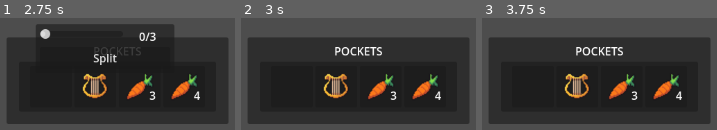
Above: before the commit, frames 1-3 (left to right).
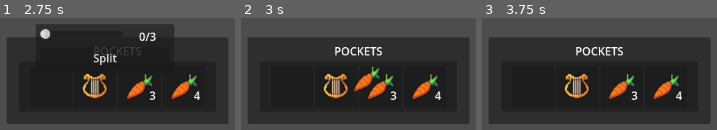
Above: after the commit, the same moments.

Repository: hamgoblin45/Fascism-Sim
Game: Godot game, scene res://Interface/inventory_ui.tscn
Same seed, same stepped clock (60 frames per second), same inputs: the game is played once before the commit and once after it.
Inputs (mouse positions are in pixels of both pictures, inside the frame that each line leads up to):
- Up to frame 1 (2.75 s): tap Enter at 0.5, 2 s; move the mouse to (51, 86) at 0.52 s; click (51, 86) at 0.6 s; tap Space at 1.25 s; move the mouse to (96, 86) at 1.27 s; hold Escape (back) 1.28-2.03 s; click (96, 86) at 1.35 s; move the mouse to (138, 86) at 2.02 s; hold Shift (shift) from 2.03 s (still down); click (138, 86) at 2.3 s
- Up to frame 2 (3 s): release Shift (shift) at 2.75 s; click "Split" at 2.75 s
- Up to frame 3 (3.75 s): tap Space at 3.5 s; move the mouse to (665, 86) at 3.52 s; click (665, 86) at 3.6 s

Frame 1 is identical in both runs. In frame 2, 1.0% of the frame differs, in the area x 48-60%, y 42-67%; in frame 3, nothing differs.

Commit message:
Split stacks works

Diff:
--- a/fasc-sim-inventory-ui/Interface/inventory_slot_ui.gd
+++ b/fasc-sim-inventory-ui/Interface/inventory_slot_ui.gd
@@ -7,6 +7,7 @@
 
 func _ready() -> void:
 	EventBus.removing_item_from_inventory.connect(_clear_slot_data)
+	EventBus.splitting_item_stack.connect(_stack_split)
 
 
 func set_slot_data(new_slot_data: InventorySlotData):
@@ -15,6 +16,7 @@
 		print("Setting slot in InventorySlotUI, has no slot and/or item_data")
 		return
 
+	print("Set_Slot_Data run in inv_slot_ui. New slot: %s" % slot_data)
 	item_texture.show()
 	item_texture.texture = slot_data.item_data.texture
 	if slot_data.quantity > 1 and slot_data.item_data.stackable:
@@ -27,20 +29,22 @@
 func _clear_slot_data(slot: InventorySlotData):
 	if !slot or !slot_data: return
 	if slot.item_data and slot_data.item_data and slot == slot_data:
-		print("Clear slot run on InventorySlotUI")
+		print("Clear slot run on InventorySlotUI. Slot: %s" % slot)
 		slot_data = null
 		item_texture.hide()
 		quantity.hide()
 		EventBus.inventory_item_updated.emit(slot_data)
 
-func _change_quantity(value: int):
-	slot_data.quantity += value
+func _stack_split(result_slot: InventorySlotData, orig_slot: InventorySlotData):
+	if orig_slot != slot_data: return
+	print("Change quantity called on inv_slot_ui. New slot: %s, Orig Slot: %s" % [result_slot, orig_slot])
 	if slot_data.quantity > 1 and slot_data.item_data.stackable:
 		quantity.show()
 		quantity.text = str(slot_data.quantity)
-		EventBus.inventory_item_updated.emit(slot_data)
 	elif slot_data.quantity <= 0:
 		_clear_slot_data(slot_data)
+	set_slot_data(orig_slot)
+	EventBus.inventory_item_updated.emit(slot_data)
 
 
 func _on_gui_input(event: InputEvent) -> void:
@@ -48,8 +52,8 @@
 		#print("Inv slot clicked")
 		if event.button_index == MOUSE_BUTTON_LEFT:
 			#if Input.is_action_pressed("")
-			print("left click")
+			#print("left click")
 			EventBus.inventory_interacted.emit(self, slot_data, "click")
 		if event.button_index == MOUSE_BUTTON_RIGHT:
-			print("right click")
+			#print("right click")
 			EventBus.inventory_interacted.emit(self, slot_data, "r_click")
--- a/fasc-sim-inventory-ui/Interface/inventory_ui.gd
+++ b/fasc-sim-inventory-ui/Interface/inventory_ui.gd
@@ -22,6 +22,7 @@
 
 func _ready() -> void:
 	EventBus.inventory_interacted.connect(_on_inventory_interact)
+	EventBus.splitting_item_stack.connect(_on_slot_split)
 	_set_player_inventory()
 
 
@@ -39,7 +40,6 @@
 			print("Click from %s received by inventoryUI" % slot)
 			if grabbed_slot_data:
 				if slot_data and slot_data.item_data:
-					print("Clicked %s" % slot_data.item_data.name)
 
 					if grabbed_slot_data != slot_data:
 						print("Trying to merge grabbed slot with existing slot")
@@ -120,5 +120,9 @@
 	grabbed_slot_data = null
 	grabbed_slot_ui.hide()
 
+func _on_slot_split(slot: InventorySlotData, _orig_slot_data: InventorySlotData):
+	grabbed_slot_data = slot
+	_set_grabbed_slot()
+
 func _on_grab_timer_timeout() -> void:
 	_set_grabbed_slot()
--- a/fasc-sim-inventory-ui/Interface/split_stack_ui.gd
+++ b/fasc-sim-inventory-ui/Interface/split_stack_ui.gd
@@ -31,7 +31,11 @@
 		hide()
 
 func _on_split_button_pressed() -> void:
-	EventBus.splitting_item_stack.emit(slot_data, split_slider.value)
+	var stack_data = InventorySlotData.new()
+	stack_data.item_data = slot_data.item_data
+	stack_data.quantity = split_slider.value
+	slot_data.quantity -= int(split_slider.value)
+	EventBus.splitting_item_stack.emit(stack_data, slot_data)
 	hide()
 
 
--- a/fasc-sim-inventory-ui/Scripts/EventBus.gd
+++ b/fasc-sim-inventory-ui/Scripts/EventBus.gd
@@ -4,10 +4,11 @@
 signal inventory_interacted(slot: PanelContainer, slot_data: InventorySlotData, type: String)
 signal inventory_item_updated(slot_data: InventorySlotData)
 signal removing_item_from_inventory(_clear_slot_data: InventorySlotData)
+signal adding_item_to_inventory(stack_data: InventorySlotData)
 
 signal open_item_context_menu(slot_data: InventorySlotData)
 signal open_split_stack_ui(slot_data: InventorySlotData)
-signal splitting_item_stack(slot_data: InventorySlotData, new_qty: int)
+signal splitting_item_stack(slot_data: InventorySlotData, orig_slot_data: InventorySlotData)
 
 signal using_item(slot_data: InventorySlotData)
 signal item_used(slot_data: InventorySlotData)
